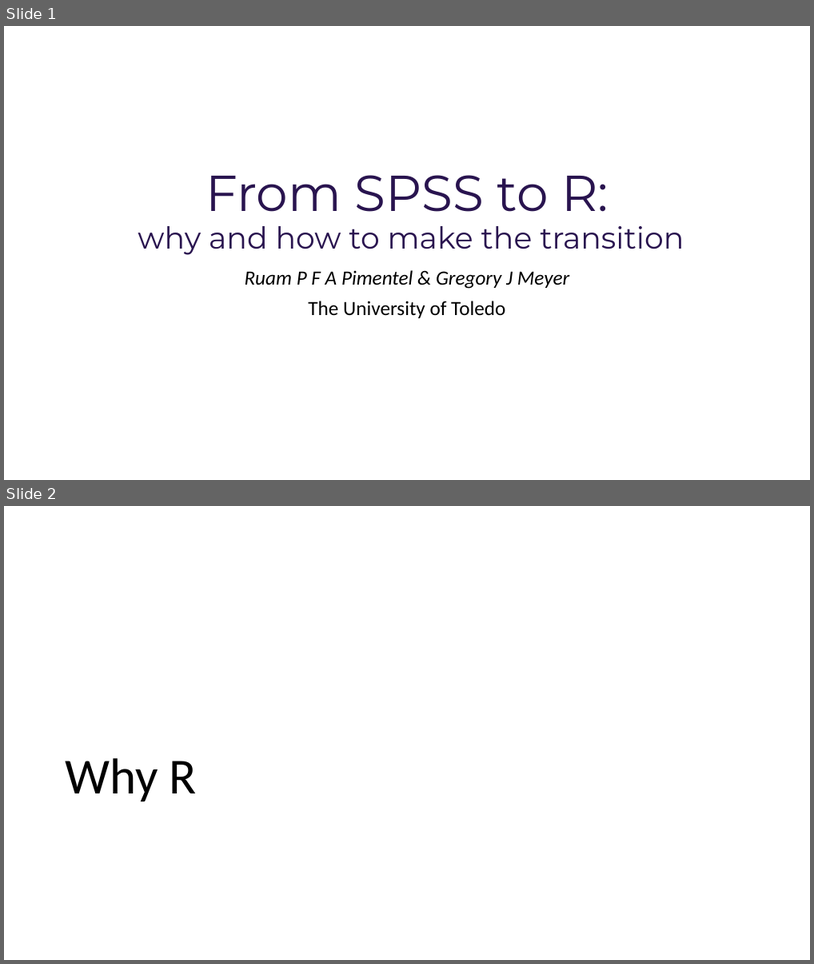
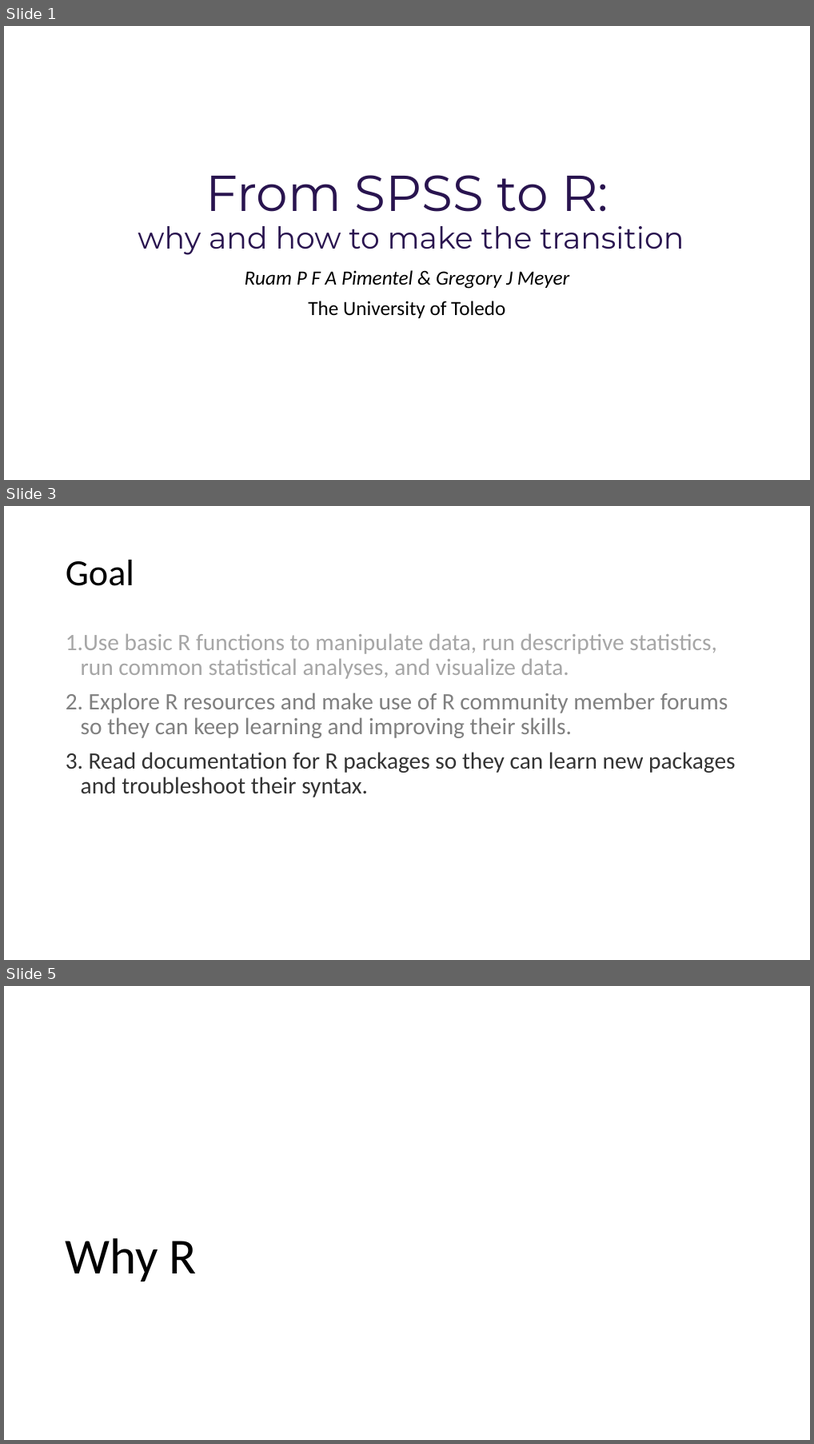
Before and after one commit to ruampimentel/SPSS_to_R, a slide deck: Slides - Data Cleaning.pptx. Shown one above the other, each under a label of ours: slides 1 and 2 before the commit, slides 1, 3 and 5 after it; the slides between them are not shown. The pictures are 814x964 and 814x1444 pixels, drawn with LibreOffice and Linux fonts; fonts in the diff are those of the drawing. Boxes give left, top, right and bottom in pixels: in the first picture for what was removed or moved away, otherwise in the second. Text is boxed around its words. In the diff, an @@ line names an element or a change of style, - is before the commit and + after.

```diff
--- a/Slides - Data Cleaning.pptx
+++ b/Slides - Data Cleaning.pptx
@@ slide 3 added at box(4, 506, 810, 960), background #FFFFFF @@
@@ title added at box(66, 560, 134, 586), 44 pt, text #000000 @@
+Goal
@@ text added at box(66, 634, 735, 797), 28 pt, text #A6A6A6 @@
+1. Use basic R functions to manipulate data, run descriptive statistics, run common statistical analyses, and visualize data.
+2. Explore R resources and make use of R community member forums so they can keep learning and improving their skills.
+3. Read documentation for R packages so they can learn new packages and troubleshoot their syntax.
@@ what was slide 2 is now slide 5 @@
```
Also in this commit, not shown: 3 slides changed, 3 other slides added, 8 other files.
